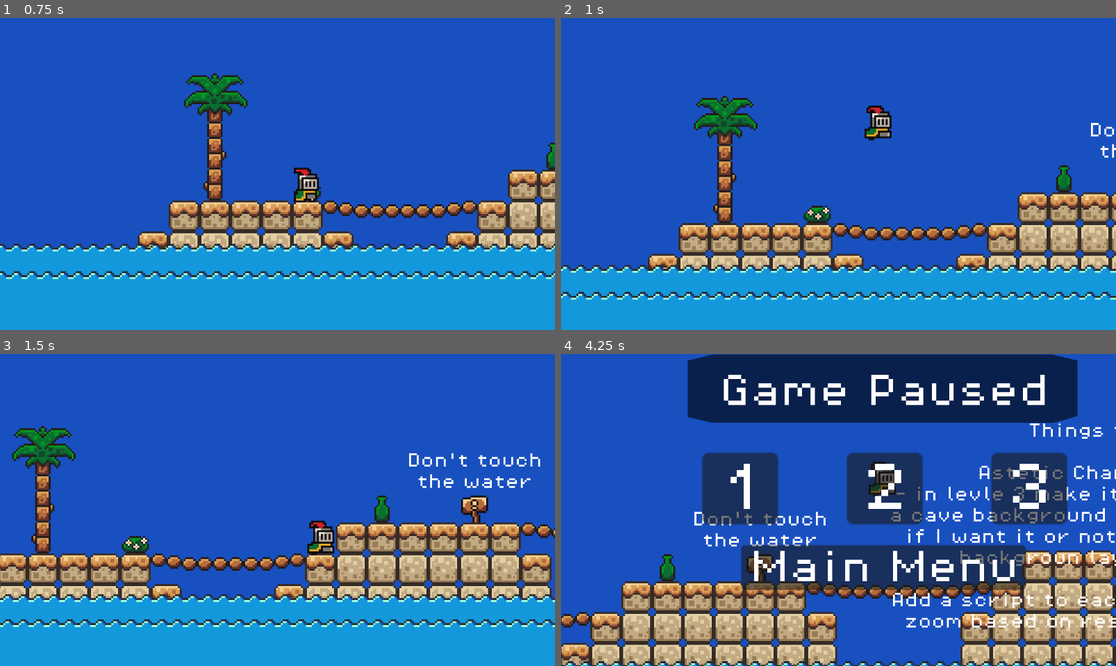
Above: before the commit, frames 1-4 (two rows, left to right).
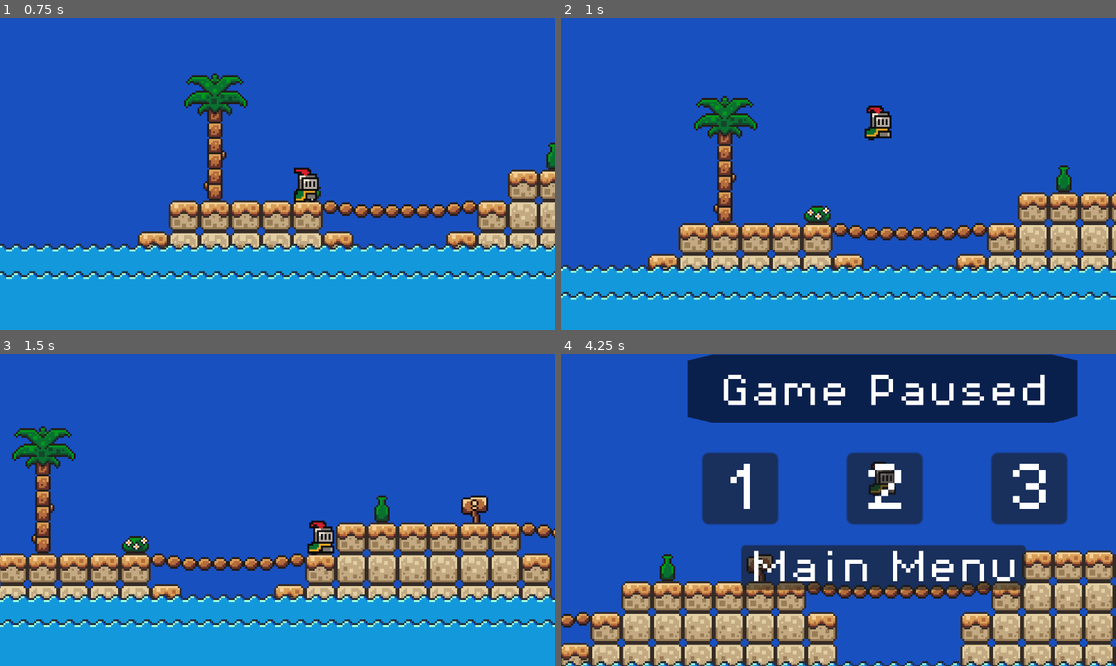
Above: after the commit, the same moments.

Repository: Highlighter56/Brakeys-Game
Game: Godot game, scene res://scense/Levels/level_3.tscn
Same seed, same stepped clock (60 frames per second), same inputs: the game is played once before the commit and once after it. This scene is started directly instead of the project's main scene. Sound files missing from this copy of the repository are replaced by a short silence.
Inputs:
- Up to frame 1 (0.75 s): hold D (move_right) from 0.53 s (still down); tap E (interact) at 0.6 s
- Up to frame 2 (1 s): keep holding D (move_right); tap W (jump) at 0.77 s
- Up to frame 3 (1.5 s): keep holding D (move_right); tap E (interact) at 1.35 s
- Up to frame 4 (4.25 s): tap W (jump) at 1.52, 3.02, 3.77 s; release D (move_right) at 2.03 s; hold A (move_left) 2.03-2.78 s; tap E (interact) at 2.1, 2.85, 3.6 s; hold D (move_right) from 2.78 s (still down); tap Escape (ui_cancel) at 4.15 s

Frame 1 is identical in both runs. In frame 2, 0.1% of the frame differs, in the area x 95-100%, y 33-45%; in frame 3, 0.6%; in frame 4, 3.5%, in the area x 24-100%, y 22-88%.

Commit message:
Version 1.0

Diff:
--- a/project.godot
+++ b/project.godot
@@ -54,3 +54,5 @@
 [rendering]
 
 textures/canvas_textures/default_texture_filter=0
+renderer/rendering_method="gl_compatibility"
+renderer/rendering_method.mobile="gl_compatibility"
--- a/scense/Levels/home_page.tscn
+++ b/scense/Levels/home_page.tscn
@@ -1851,6 +1851,9 @@
 [node name="HomePage" type="Node2D"]
 script = ExtResource("1_70r2j")
 
+[node name="PositionTester" type="Node2D" parent="."]
+position = Vector2(0, -142)
+
 [node name="TileMap" type="TileMap" parent="."]
 position = Vector2(8, 8)
 tile_set = SubResource("TileSet_i0r8o")
--- a/scense/Levels/level_1.tscn
+++ b/scense/Levels/level_1.tscn
@@ -1006,6 +1006,9 @@
 
 [node name="Level1" type="Node2D"]
 
+[node name="PositionTracker" type="Node2D" parent="."]
+position = Vector2(104, -288)
+
 [node name="GameManager" type="Node" parent="."]
 unique_name_in_owner = true
 script = ExtResource("1_581iw")
@@ -1076,6 +1079,9 @@
 [node name="Camera2D" type="Camera2D" parent="Player"]
 position = Vector2(0, -6)
 zoom = Vector2(4, 4)
+limit_left = -430
+limit_top = -290
+limit_right = 1270
 limit_bottom = 200
 position_smoothing_enabled = true
 script = ExtResource("10_6xl41")
@@ -1366,9 +1372,9 @@
 anchor_top = -0.0416667
 anchor_bottom = 0.0108025
 offset_left = -214.0
-offset_top = -133.0
+offset_top = -137.0
 offset_right = -126.0
-offset_bottom = -88.0
+offset_bottom = -92.0
 text = "Your Goal is to Collect all the Coins, then reach the Door!"
 metadata/_edit_use_anchors_ = true
 
--- a/scense/Levels/level_3.tscn
+++ b/scense/Levels/level_3.tscn
@@ -691,6 +691,9 @@
 
 [node name="level3" type="Node2D"]
 
+[node name="PositionTester" type="Node2D" parent="."]
+position = Vector2(2749, 290)
+
 [node name="GameManager" type="Node" parent="."]
 unique_name_in_owner = true
 script = ExtResource("1_8lepx")
@@ -715,6 +718,9 @@
 [node name="Camera2D" type="Camera2D" parent="Player"]
 offset = Vector2(0, -10)
 zoom = Vector2(4, 4)
+limit_left = 235
+limit_top = 0
+limit_right = 2750
 limit_bottom = 435
 limit_smoothed = true
 position_smoothing_enabled = true
@@ -815,6 +821,9 @@
 [node name="Sign_1" type="Node2D" parent="Folder_Sign"]
 position = Vector2(584, 313)
 
+[node name="Sign3" parent="Folder_Sign/Sign_1" instance=ExtResource("4_tav8h")]
+label_node = NodePath("../Sign Text")
+
 [node name="Sign Text" parent="Folder_Sign/Sign_1" instance=ExtResource("5_3va0q")]
 text = "Don't touch the water"
 
@@ -892,7 +901,7 @@
 [node name="Folder_Coins" type="Node" parent="."]
 
 [node name="8_Coin_Jump" type="Node2D" parent="Folder_Coins"]
-position = Vector2(80, 0)
+position = Vector2(80, -1)
 
 [node name="Coin" parent="Folder_Coins/8_Coin_Jump" instance=ExtResource("11_cb7sh")]
 position = Vector2(1284, 326)
@@ -944,6 +953,114 @@
 
 [node name="Coin8" parent="Folder_Coins/8_Coin_Jump2" instance=ExtResource("11_cb7sh")]
 position = Vector2(1326, 284)
+
+[node name="8_Coin_Jump3" type="Node2D" parent="Folder_Coins"]
+position = Vector2(596, -222)
+
+[node name="Coin" parent="Folder_Coins/8_Coin_Jump3" instance=ExtResource("11_cb7sh")]
+position = Vector2(1284, 326)
+
+[node name="Coin2" parent="Folder_Coins/8_Coin_Jump3" instance=ExtResource("11_cb7sh")]
+position = Vector2(1289, 310)
+
+[node name="Coin3" parent="Folder_Coins/8_Coin_Jump3" instance=ExtResource("11_cb7sh")]
+position = Vector2(1297, 295)
+
+[node name="Coin4" parent="Folder_Coins/8_Coin_Jump3" instance=ExtResource("11_cb7sh")]
+position = Vector2(1311, 284)
+
+[node name="Coin6" parent="Folder_Coins/8_Coin_Jump3" instance=ExtResource("11_cb7sh")]
+position = Vector2(1349, 310)
+
+[node name="Coin7" parent="Folder_Coins/8_Coin_Jump3" instance=ExtResource("11_cb7sh")]
+position = Vector2(1338, 295)
+
+[node name="Coin8" parent="Folder_Coins/8_Coin_Jump3" instance=ExtResource("11_cb7sh")]
+position = Vector2(1326, 284)
+
+[node name="8_Coin_Jump4" type="Node2D" parent="Folder_Coins"]
+position = Vector2(745, -240)
+
+[node name="Coin" parent="Folder_Coins/8_Coin_Jump4" instance=ExtResource("11_cb7sh")]
+position = Vector2(1284, 326)
+
+[node name="Coin2" parent="Folder_Coins/8_Coin_Jump4" instance=ExtResource("11_cb7sh")]
+position = Vector2(1289, 310)
+
+[node name="Coin3" parent="Folder_Coins/8_Coin_Jump4" instance=ExtResource("11_cb7sh")]
+position = Vector2(1297, 295)
+
+[node name="Coin4" parent="Folder_Coins/8_Coin_Jump4" instance=ExtResource("11_cb7sh")]
+position = Vector2(1311, 284)
+
+[node name="Coin6" parent="Folder_Coins/8_Coin_Jump4" instance=ExtResource("11_cb7sh")]
+position = Vector2(1349, 310)
+
+[node name="Coin7" parent="Folder_Coins/8_Coin_Jump4" instance=ExtResource("11_cb7sh")]
+position = Vector2(1338, 295)
+
+[node name="Coin8" parent="Folder_Coins/8_Coin_Jump4" instance=ExtResource("11_cb7sh")]
+position = Vector2(1326, 284)
+
+[node name="Coin9" parent="Folder_Coins" instance=ExtResource("11_cb7sh")]
+position = Vector2(1178, 172)
+
+[node name="Coin10" parent="Folder_Coins" instance=ExtResource("11_cb7sh")]
+position = Vector2(1143, 169)
+
+[node name="Coin11" parent="Folder_Coins" instance=ExtResource("11_cb7sh")]
+position = Vector2(1109, 166)
+
+[node name="Coin12" parent="Folder_Coins" instance=ExtResource("11_cb7sh")]
+position = Vector2(1075, 163)
+
+[node name="Coin13" parent="Folder_Coins" instance=ExtResource("11_cb7sh")]
+position = Vector2(1041, 159)
+
+[node name="Coin14" parent="Folder_Coins" instance=ExtResource("11_cb7sh")]
+position = Vector2(1007, 156)
+
+[node name="Coin15" parent="Folder_Coins" instance=ExtResource("11_cb7sh")]
+position = Vector2(1167, 171)
+
+[node name="Coin16" parent="Folder_Coins" instance=ExtResource("11_cb7sh")]
+position = Vector2(1132, 168)
+
+[node name="Coin17" parent="Folder_Coins" instance=ExtResource("11_cb7sh")]
+position = Vector2(1098, 165)
+
+[node name="Coin18" parent="Folder_Coins" instance=ExtResource("11_cb7sh")]
+position = Vector2(1064, 162)
+
+[node name="Coin19" parent="Folder_Coins" instance=ExtResource("11_cb7sh")]
+position = Vector2(1030, 158)
+
+[node name="Coin20" parent="Folder_Coins" instance=ExtResource("11_cb7sh")]
+position = Vector2(996, 155)
+
+[node name="Coin21" parent="Folder_Coins" instance=ExtResource("11_cb7sh")]
+position = Vector2(1155, 170)
+
+[node name="Coin22" parent="Folder_Coins" instance=ExtResource("11_cb7sh")]
+position = Vector2(1120, 167)
+
+[node name="Coin23" parent="Folder_Coins" instance=ExtResource("11_cb7sh")]
+position = Vector2(1086, 164)
+
+[node name="Coin24" parent="Folder_Coins" instance=ExtResource("11_cb7sh")]
+position = Vector2(1052, 160)
+
+[node name="Coin25" parent="Folder_Coins" instance=ExtResource("11_cb7sh")]
+position = Vector2(1018, 157)
+
+[node name="Coin26" parent="Folder_Coins" instance=ExtResource("11_cb7sh")]
+position = Vector2(984, 154)
+
+[node name="Coin27" parent="Folder_Coins" instance=ExtResource("11_cb7sh")]
+position = Vector2(973, 154)
+
+[node name="Coin28" parent="Folder_Coins" instance=ExtResource("11_cb7sh")]
+position = Vector2(961, 154)
 
 [node name="Folder_Clouds" type="Node2D" parent="."]
 z_index = 6
@@ -1095,6 +1212,7 @@
 text = "Add screen shake when the platfor is rising out of the sand/water"
 
 [node name="Sign Text4" parent="Folder_Ideas" instance=ExtResource("5_3va0q")]
+visible = false
 offset_left = 1174.0
 offset_top = 299.0
 offset_right = 1262.0
@@ -1102,16 +1220,16 @@
 text = "Have a second layer of water to make it more visualy interesting"
 
 [node name="Sign Text5" parent="Folder_Ideas" instance=ExtResource("5_3va0q")]
+visible = false
 offset_left = 645.0
 offset_top = 61.0
 offset_right = 907.0
 offset_bottom = 377.0
 text = "Things to Fix/Add
 
-Astetic Changes to levels
- - in levle 3 make it so the cave part has a cave background - because im not sure if I want it or not, make it as another backgroun layer just to test
-
-Add a script to each camera to scale its zoom based on resolution/screen size"
+Add a script to each camera to scale its zoom based on resolution/screen size
+
+Yes, Im aware that if you are on a moving platform and you pause the game it all freaks out. I dont know why, and frankly am so done with this. Im proud of what I did, and am ready to publish it."
 
 [node name="ButtonANDBlocks" type="Node" parent="."]
 
--- a/scripts/pauseMenu.gd
+++ b/scripts/pauseMenu.gd
@@ -1,6 +1,5 @@
 extends Control
 
-#@onready var player = %Player
 
 var paused = false
 @onready var star_1 = %Star_1
Not shown, changed: export_presets.cfg
Not shown, changed: scense/Levels/level_2.tscn
